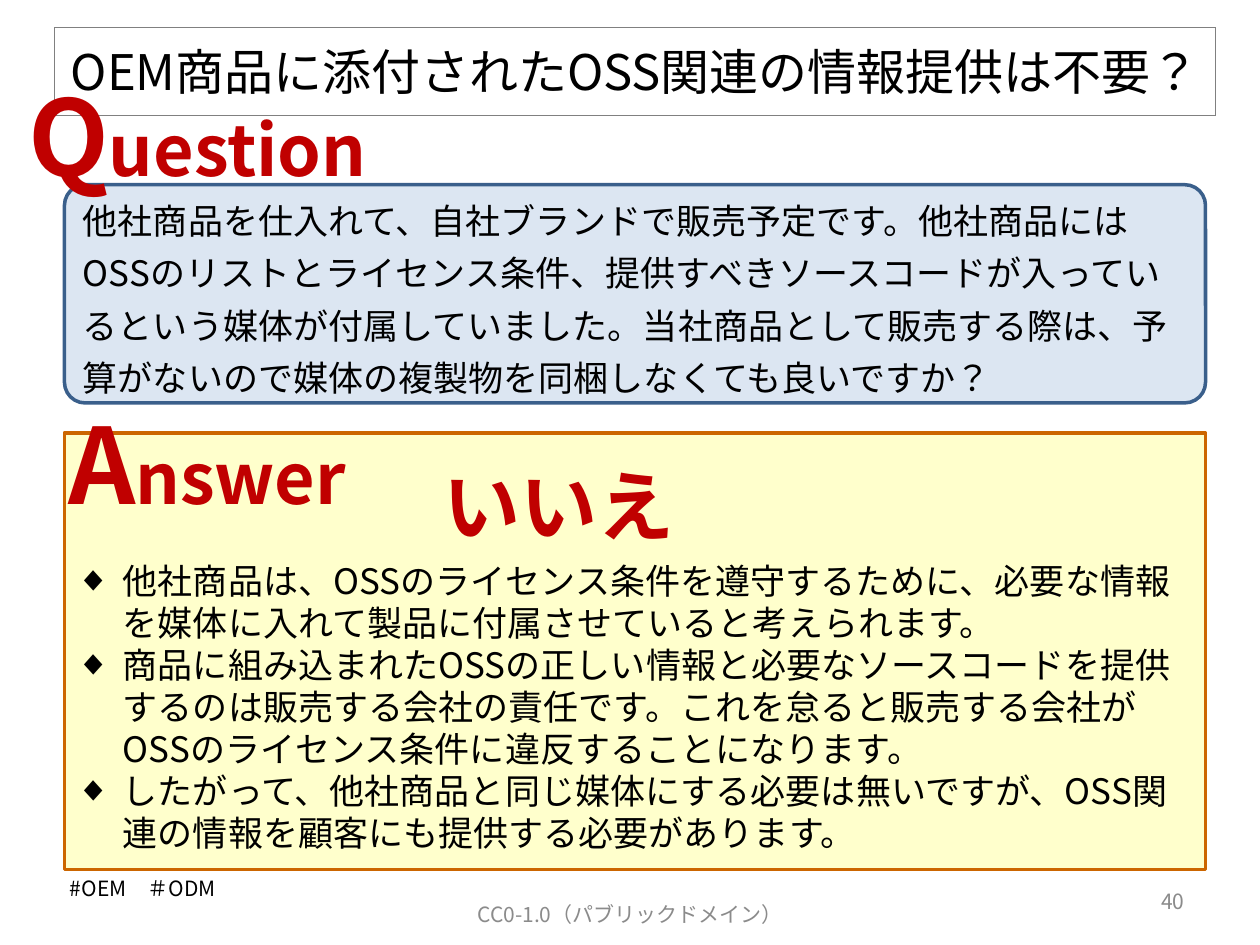
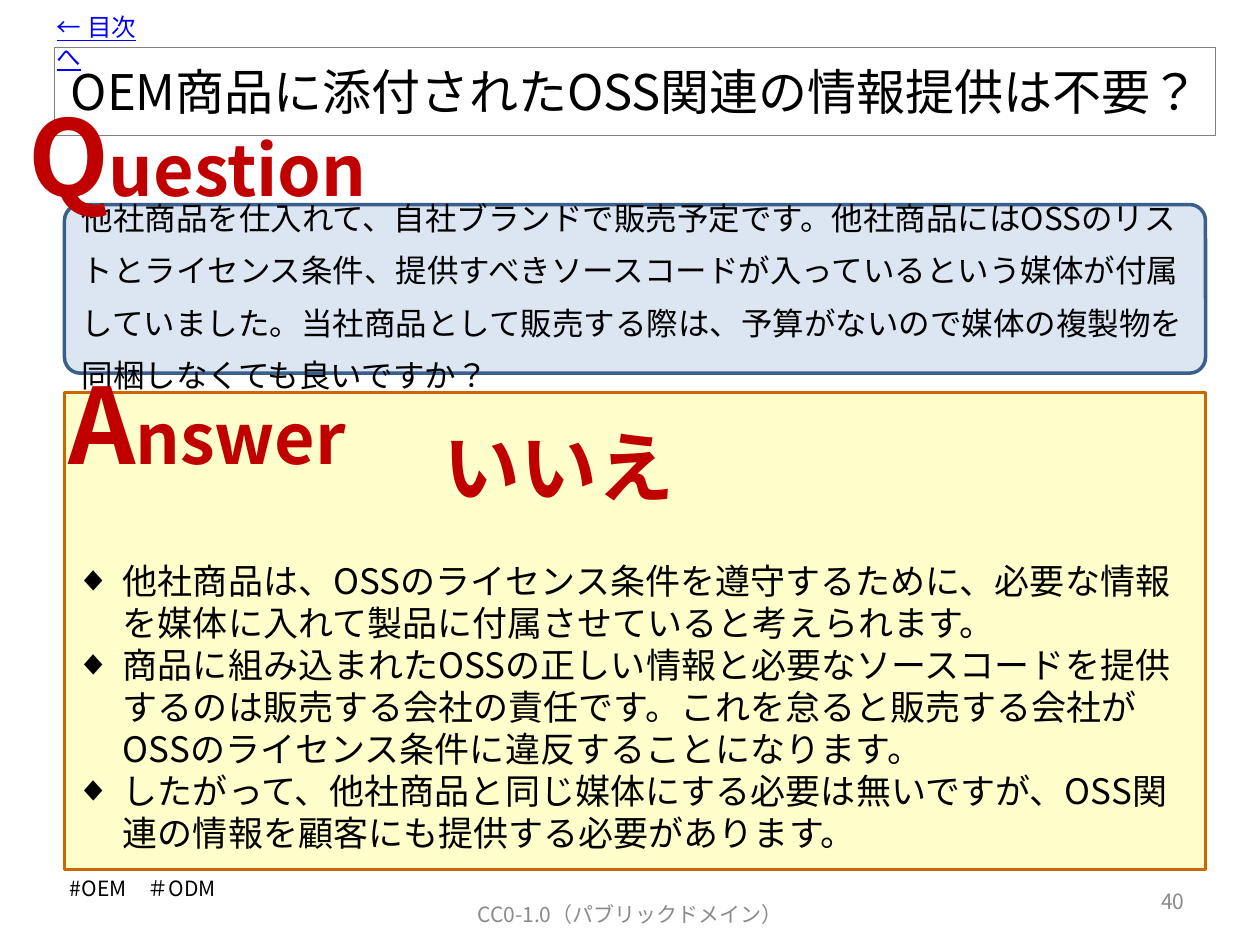
Before and after one commit to OpenChain-Project/OpenChain-JWG, a slide deck: slide 41 of Education_Material/FAQ/OSSライセンス関連でよくある誤解_CC0.pptx. Drawn at 1260x945 pixels with LibreOffice and Linux fonts; fonts in the diff are those of the drawing. Boxes give left, top, right and bottom in pixels: in the first picture for what was removed or moved away, otherwise in the second. Text is boxed around its words. In the diff, an @@ line names an element or a change of style, - is before the commit and + after.

Commit message:
V7.1に更新します。
目次から各スライドへリンクを付けました。

```diff
--- a/Education_Material/FAQ/OSSライセンス関連でよくある誤解_CC0.pptx
+++ b/Education_Material/FAQ/OSSライセンス関連でよくある誤解_CC0.pptx
@@ text added at box(57, 15, 136, 71), 14 pt, text #0000FF, underline @@
+← 目次へ
@@ title "OEM商品に添付されたOSS関連の情報提供は不要？": place and size @@
-title "OEM商品に添付されたOSS関連の情報提供は不要？" at box(54, 28, 1215, 116)
+title "OEM商品に添付されたOSS関連の情報提供は不要？" at box(54, 48, 1215, 136)
@@ text "Question": place and size @@
-text "Question" at box(15, 66, 402, 205)
+text "Question" at box(15, 86, 402, 226)
@@ rounded rectangle "他社商品を仕入れて、自社ブランドで販売予定です。他社商品にはOSSのリストとライセンス条件、提供すべきソースコードが入っ ...": place and size @@
-rounded rectangle "他社商品を仕入れて、自社ブランドで販売予定です。他社商品にはOSSのリストとライセンス条件、提供すべきソースコードが入っ ..." at box(64, 185, 1206, 403)
+rounded rectangle "他社商品を仕入れて、自社ブランドで販売予定です。他社商品にはOSSのリストとライセンス条件、提供すべきソースコードが入っ ..." at box(64, 204, 1206, 373)
@@ rounded rectangle "他社商品を仕入れて、自社ブランドで販売予定です。他社商品にはOSSのリストとライセンス条件、提供すべきソースコードが入っ ..." at box(64, 204, 1206, 373): size 20 to 18 pt @@
@@ text "Answer": place and size @@
-text "Answer" at box(55, 393, 387, 533)
+text "Answer" at box(55, 354, 387, 494)
@@ rectangle: place and size @@
-rectangle at box(64, 433, 1206, 869)
+rectangle at box(64, 392, 1206, 869)
@@ text "いいえ": place and size @@
-text "いいえ" at box(444, 472, 675, 540)
+text "いいえ" at box(444, 433, 675, 501)
```
Also in this commit, not shown: 57 other slides changed.
